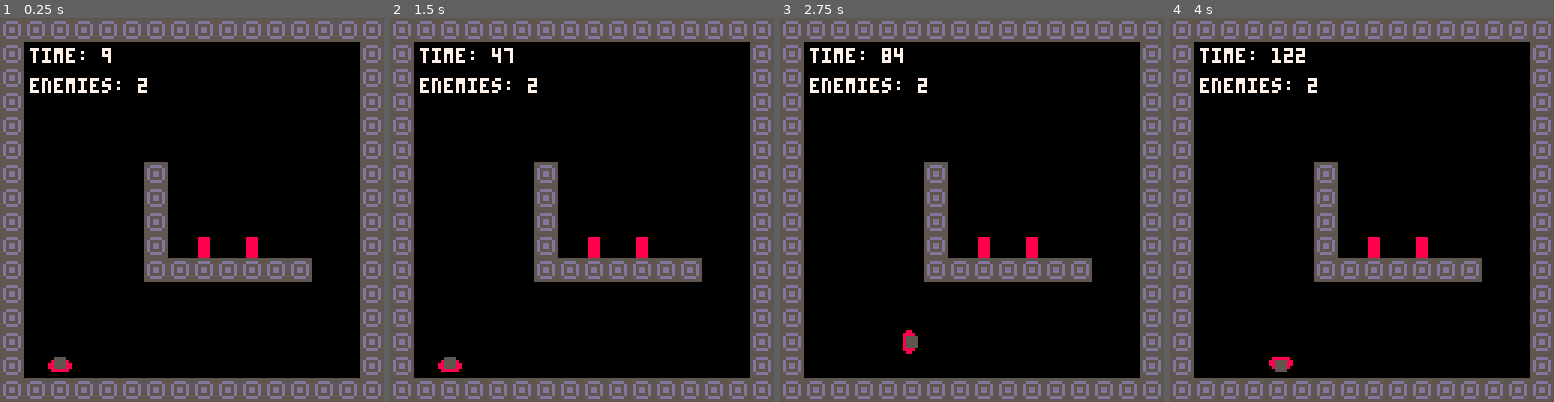
Above: before the commit, frames 1-4 (left to right).
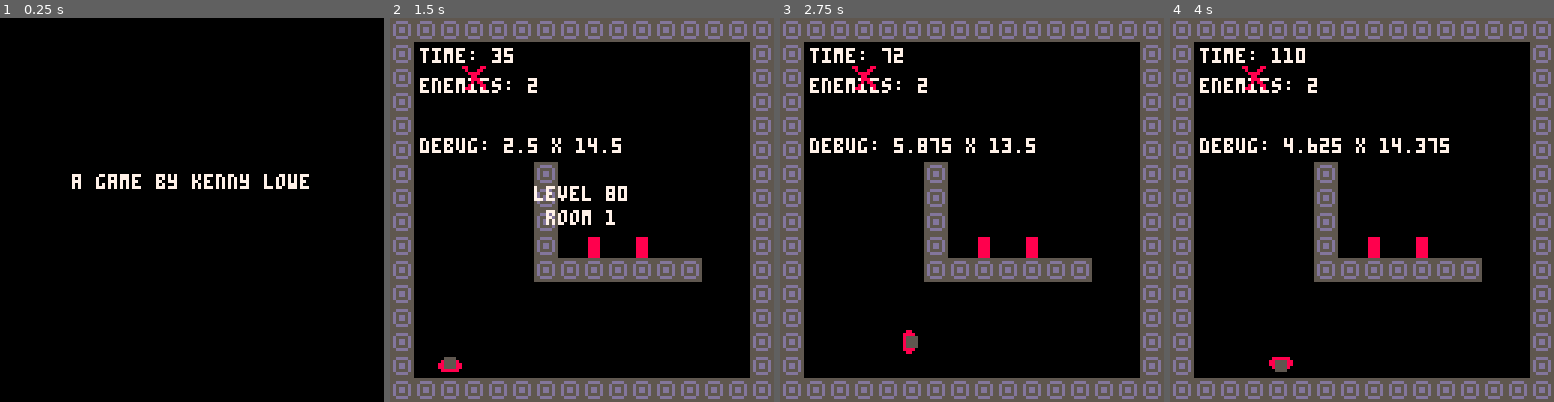
Above: after the commit, the same moments.

Repository: RachelKLowe/dgen
Game: PICO-8 cartridge dgen.p8
Two runs of this game, one before a commit and one after it. Both use one fixed random seed, a clock stepped at 60 frames per second and the inputs below.
Inputs:
- Up to frame 1 (0.25 s): no input
- Up to frame 2 (1.5 s): tap X (X key) at 0.33, 1.07 s; tap O (Z key) at 0.7 s
- Up to frame 3 (2.75 s): hold Right 1.6-2.1 s; tap O (Z key) at 1.7, 2.1, 2.5 s; tap X (X key) at 1.85 s; hold Up 2.15-2.42 s; hold Right from 2.47 s (still down)
- Up to frame 4 (4 s): tap O (Z key) at 2.9, 3.3, 3.7 s; tap X (X key) at 2.97 s; release Right at 3.03 s; hold Left 3.08-3.58 s; hold Down 3.63-3.97 s

The runs differ from the first frame. In frame 1, 30% of the frame differs, in the area x 0-100%, y 0-100%; in frame 2, 1.7%; in frame 3, 1.1%; in frame 4, 1.1%.

Commit message:
added intro, added level # text, added exit tiles

Diff:
--- a/dgen.p8
+++ b/dgen.p8
@@ -48,24 +48,60 @@
  --level
  l=0
  --state
- s="play"
+ s="intro"
  --debug message
  debug=""
+ --flag+sprite definitions
+ solid_flag=0
+ exit_flag=7
+ player_spr=34
+ enemy_spr=33
 
  spr_layout=get_spr_layout()
-
- load_lvl()
 end
 
 function _update()
  if (s=="play") then
   update_play()
+ elseif (s=="intro") then
+  update_intro()
  end
 end
 
 function _draw()
  if (s=="play") then
   draw_play()
+ elseif (s=="intro") then
+  draw_intro()
+ end
+end
+
+--intro
+
+function update_intro()
+ t+=1
+ if (btn(4) or btn(5)) then
+  load_lvl()
+ end
+end
+
+function draw_intro()
+ cls()
+ if (t<150) then
+  print("a game by kenny lowe",
+        24,52,7)
+  if (t>30) then
+   print("inspired by",
+         42,60,7)
+  end
+  if (t>100) then
+   print("a game by robert cook",
+         22,68,7)
+  end
+ elseif (t<225) then
+  print("d/generation",40,60,7)
+ else
+  load_lvl()
  end
 end
 
@@ -86,14 +122,21 @@
  map(l*16,flr(l/16),0,0,16,16)
  draw_player(player)
  foreach(enemy,draw_enemy)
+ if (t>10 and t<50) then
+  print("level "..(flr(l/2)+80),48,56,7)
+  print("room "..(l%2+1),52,64,7)
+ end
 end
 
 --utility functions
 
 function is_solid(s)
- return fget(s, 0)
-end
-
+ return fget(s, solid_flag)
+end
+
+function is_exit(s)
+ return fget(s, exit_flag)
+end
 
 function get_spr_layout()
  s_l={}
@@ -161,12 +204,13 @@
  enemy={}
  player={}
  t=0
+ s="play"
  for y=0,15 do for x=0,15 do
   val=mget(l*16+x,flr(l/16)+y)
-  if (val==34) then
+  if (val==player_spr) then
    spawn_player(x,y)
-  elseif (val==33) then
-   spawn_enemy(x,y,33)
+  elseif (val==enemy_spr) then
+   spawn_enemy(x,y,enemy_spr)
   end
  end end
 end
@@ -259,11 +303,16 @@
   p.coly=p.coly-(p.r*.67)
   p.colx=p.colx-(p.r*.67)
  end
+
  --collisioncheck
  next_tile=mget((l*16+(p.colx/8)),
-                (l*16+(p.coly/8)))
+                (flr(l/16)+(p.coly/8)))
+ debug=l*16+(p.colx/8).." x "..(l*16+(p.coly/8))
  if is_solid(next_tile) then
   p.moving=false
+ elseif is_exit(next_tile) then
+  l+=1
+  load_lvl()
  else
   p.x=p.nx
   p.y=p.ny
@@ -309,14 +358,14 @@
  spr(e.sprite, e.x, e.y)
 end
 __gfx__
-0000000055555555bbbbbbbb00000000000000000000000000000000000000000000000000000000000000000000000000000000000000000000000000000000
-0000000055dddd55bbbbbbbb00000000000000000000000000000000000000000000000000000000000000000000000000000000000000000000000000000000
-000000005d5555d5b8bbbbbb00000000000000000000000000000000000000000000000000000000000000000000000000000000000000000000000000000000
-000000005d5dd5d5bbbbbbbb00000000000000000000000000000000000000000000000000000000000000000000000000000000000000000000000000000000
-000000005d5dd5d5b88bbbbb00000000000000000000000000000000000000000000000000000000000000000000000000000000000000000000000000000000
-000000005d5555d5bbbbb8bb00000000000000000000000000000000000000000000000000000000000000000000000000000000000000000000000000000000
-0000000055dddd55bbb88bbb00000000000000000000000000000000000000000000000000000000000000000000000000000000000000000000000000000000
-0000000055555555bbbbbbbb00000000000000000000000000000000000000000000000000000000000000000000000000000000000000000000000000000000
+0000000055555555bbbbbbbb88000088000000000000000000000000000000000000000000000000000000000000000000000000000000000000000000000000
+0000000055dddd55bbbbbbbb08000880000000000000000000000000000000000000000000000000000000000000000000000000000000000000000000000000
+000000005d5555d5b8bbbbbb00888800000000000000000000000000000000000000000000000000000000000000000000000000000000000000000000000000
+000000005d5dd5d5bbbbbbbb00088000000000000000000000000000000000000000000000000000000000000000000000000000000000000000000000000000
+000000005d5dd5d5b88bbbbb00088800000000000000000000000000000000000000000000000000000000000000000000000000000000000000000000000000
+000000005d5555d5bbbbb8bb00080880000000000000000000000000000000000000000000000000000000000000000000000000000000000000000000000000
+0000000055dddd55bbb88bbb00800088000000000000000000000000000000000000000000000000000000000000000000000000000000000000000000000000
+0000000055555555bbbbbbbb08800008000000000000000000000000000000000000000000000000000000000000000000000000000000000000000000000000
 00000000000000000000000090000000000000000000000900000000000000000000000000000000000000000000000000000000000000000000000000000000
 00000000000000000055550099555500005555000055559900000000000000000000000000000000000000000000000000000000000000000000000000000000
 00000000006666000855558098555580085555800855558900000000000000000000000000000000000000000000000000000000000000000000000000000000
@@ -438,22 +487,22 @@
 00000000000000000000000000000000000000000000000000000000000000000000000000000000000000000000000000000000000000000000000000000000
 00000000000000000000000000000000000000000000000000000000000000000000000000000000000000000000000000000000000000000000000000000000
 __gff__
-0001000000000000000000000000000000804040404000000000000000000000000000000000000000000000000000000000000000000000000000000000000000000000000000000000000000000000000000000000000000000000000000000000000000000000000000000000000000000000000000000000000000000000
+0001008000000000000000000000000000804040404000000000000000000000000000000000000000000000000000000000000000000000000000000000000000000000000000000000000000000000000000000000000000000000000000000000000000000000000000000000000000000000000000000000000000000000
 0000000000000000000000000000000000000000000000000000000000000000000000000000000000000000000000000000000000000000000000000000000000000000000000000000000000000000000000000000000000000000000000000000000000000000000000000000000000000000000000000000000000000000
 __map__
 0101010101010101010101010101010101010101010101010101010101010101020002000200020002000200020002000200020002000200020002000200020002000200020002000200020002000200020002000200020002000200020002000200020002000200020002000200020002000200020002000200020002000200
 0100000000000000000000000000000101000000000000000000000000000001000000000000000200000000000000000002000000000000000000020000000000000000000200000000000000000002000000000000000000020000000000000000000200000000000000000002000000000000000000020000000000000000
-0100000000000000000000000000000101000000000000000000000000000001000000000000000000000000000000000000000000000000000000000100000000000000000000000000000000000000000000000000000000000000000000000000000000000000000000000000000000000000000000020000000000000000
+0100000300000000000000000000000101000000000000000000000000000001000000000000000000000000000000000000000000000000000000000100000000000000000000000000000000000000000000000000000000000000000000000000000000000000000000000000000000000000000000020000000000000000
 0100000000000000000000000000000101000000000000000000000000000001000000000000000000000000000000000000000000000000000000000000000200000000000000000000000000000000000000000000000000000000000000000000000000000000000000000000000000000000000000000000000000000000
-0100000000000000000000000000000101000000000000000000000000000001000000000000000000000000000000000000000000000000000000000000000000000000000000000000000000000000000000000000000000000000000000000000000000000000000000000000000000000000000000000000000000000000
+0100000000000000000000000000000101000000000000030000000000000001000000000000000000000000000000000000000000000000000000000000000000000000000000000000000000000000000000000000000000000000000000000000000000000000000000000000000000000000000000000000000000000000
 0100000000000000000000000000000101000000000000000000000000000001000000000000000000000000000000000000000000000000000000000000000000000000000000000000000000000000000000000000000000000000000000000000000000000000000000000000000000000000000000000000000000000000
 0100000000000100000000000000000101000000000000000000000000000001000000000000000000000000000000000000000000000000000000000000000000000000000000000000000000000000000000000000000000000000000000000000000000000000000000000000000000000000000000000000000000000000
-0100000000000100000000000000000101000000000000000000000000000001000000000000000000000000000000000000000000000000000000000000000000000000000000000000000000000000000000000000000000000000000000000000000000000000000000000000000000000000000000000000000000000000
+0100000000000100000000000000000101000000000000000000000000000001000000030000000000000000000000000000000000000000000000000000000000000000000000000000000000000000000000000000000000000000000000000000000000000000000000000000000000000000000000000000000000000000
 0100000000000100000000000000000101000000000000000000000000000001000000000000000000000000000000000000000000000000000000000000000000000000000000000000000000000000000000000000000000000000000000000000000000000000000000000000000000000000000000000000000000000000
 0100000000000100210021000000000101000000000000000021000000000001000000000000000000000000000000000000000000000000000000000000000000000000000000000000000000000000000000000000000000000000000000000000000000000000000000000000000000000000000000000000000000000000
 0100000000000101010101010100000101000000010101010101010101000001000000000000000000000000000000000000000000000000000000000000000000000000000000000000000000000000000000000000000000000000000000000000000000000000000000000000000000000000000000000000000000000000
-0100000000000000000000000000000101000000000000000000000000000001000000000000000000000000000000000000000000000000000000000000000000000000000000000000000000000000000000000000000000000000000000000000000000000000000000000000000000000000000000000000000000000000
-0100000000000000000000000000000101000000000000000000000000000001000000000000000000000000000000000000000000000000000000000000000000000000000000000000000000000000000000000000000000000000000000000000000000000000000000000000000000000000000000000000000000000000
+0100000000000000000000000000000101000000000000000000000000000001000022000000000000000000000000000000000000000000000000000000000000000000000000000000000000000000000000000000000000000000000000000000000000000000000000000000000000000000000000000000000000000000
+0100000000000000000000000000000101000000000000000000000000000001000000000012000000000000000000000000000000000000000000000000000000000000000000000000000000000000000000000000000000000000000000000000000000000000000000000000000000000000000000000000000000000000
 0100000000000000000000000000000101000000000000000000000000000001000000000000000000000000000000000000000000000000000000000000000000000000000000000000000000000000000000000000000000000000000000000000000000000000000000000000000000000000000000000000000000000000
 0100220000000000000000000000000101002200000000000000002100000001000000000000000000000000000000000000000000000000000000000000000000000000000000000000000000000000000000000000000000000000000000000000000000000000000000000000000000000000000000000000000000000000
 0101010101010101010101010101010101010101010101010101010101010101000000000000000000000000000000000000000000000000000000000000000000000000000000000000000000000000000000000000000000000000000000000000000000000000000000000000000000000000000000000000000000000000
